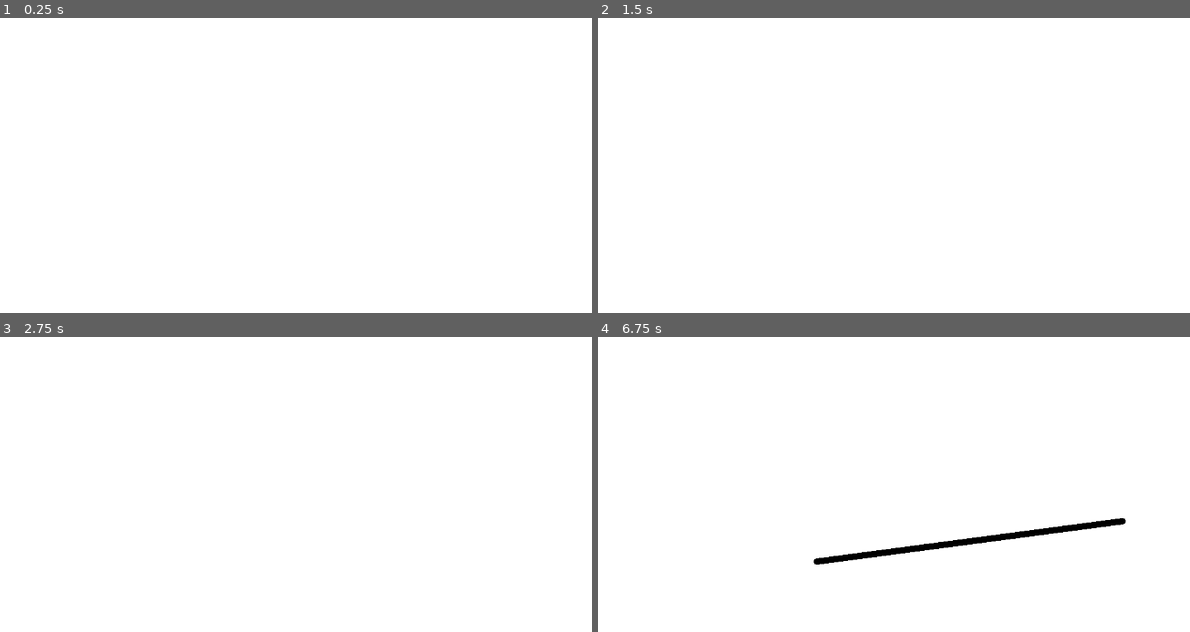
Above: before the commit, frames 1-4 (two rows, left to right).
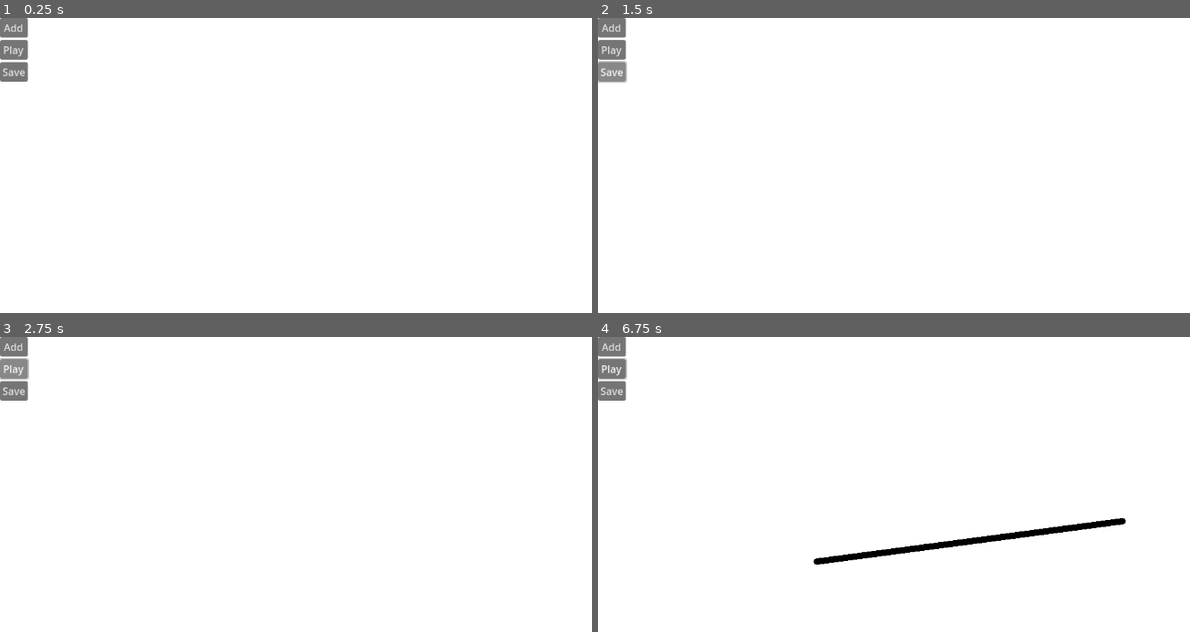
Above: after the commit, the same moments.

Repository: CadeL4D/AnimationMaker
Game: Godot game, scene res://Scenes/drawing_space.tscn
Same seed, same stepped clock (60 frames per second), same inputs: the game is played once before the commit and once after it.
Inputs (mouse positions are in pixels of both pictures, inside the frame that each line leads up to):
- Up to frame 1 (0.25 s): no input
- Up to frame 2 (1.5 s): click (609, 26) at 0.5 s, where only the run after the commit has a clickable "Add"; click (609, 71) at 1.25 s, where only the run after the commit has a clickable "Save"
- Up to frame 3 (2.75 s): click (11, 369) at 2 s, where only the run after the commit has a clickable "Play"
- Up to frame 4 (6.75 s): click (609, 369) at 2.75 s, where only the run after the commit has a clickable "Play"; click (609, 345) at 3.5 s, where only the run after the commit has a clickable "Add"; click (609, 345) at 4.25 s, where only the run after the commit has a clickable "Add"; click (609, 369) at 5 s, where only the run after the commit has a clickable "Play"; tap Enter at 5.75 s; move the mouse to (1124, 519) at 5.77 s; press the mouse at (1124, 519) at 5.78 s; tap Space at 6.5 s; move the mouse to (817, 561) at 6.52 s; release the mouse at (817, 561) at 6.53 s; click (817, 561) at 6.6 s

The runs differ from the first frame. In frame 1, 1.0% of the frame differs, in the area x 0-5%, y 0-22%; in frame 2, 1.0%; in frame 3, 1.0%; in frame 4, 1.0%.
Error before the commit: Invalid access to property or key 'position' on a base object of type 'InputEventKey'. (res://Scripts/drawing_space.gd:40)
Error after the commit: Invalid access to property or key 'position' on a base object of type 'InputEventKey'. (res://Scripts/drawing_space.gd:28)

Commit message:
added buttons

Diff:
--- a/Scenes/drawing_space.tscn
+++ b/Scenes/drawing_space.tscn
@@ -8,3 +8,20 @@
 offset_right = 1154.0
 offset_bottom = 651.0
 script = ExtResource("1_7ipe5")
+
+[node name="VBoxContainer" type="VBoxContainer" parent="."]
+layout_mode = 0
+offset_right = 40.0
+offset_bottom = 40.0
+
+[node name="Add" type="Button" parent="VBoxContainer"]
+layout_mode = 2
+text = "Add"
+
+[node name="Watch" type="Button" parent="VBoxContainer"]
+layout_mode = 2
+text = "Play"
+
+[node name="Button" type="Button" parent="VBoxContainer"]
+layout_mode = 2
+text = "Save"
--- a/Scripts/drawing_space.gd
+++ b/Scripts/drawing_space.gd
@@ -18,25 +18,13 @@
 	lineList[UUID][0].round_precision = 10
 	self.add_child(lineList[UUID][0])
 
-	#newLine.default_color = Color("black")
-	#newLine.antialiased = true
-	#newLine.begin_cap_mode = 2
-	#newLine.joint_mode = 2
-	#newLine.width = 10
-	#newLine.end_cap_mode = 2
-	#newLine.round_precision = 10
-	#self.add_child(newLine)
-	#line = newLine
-
 func _process(delta: float) -> void:
 	if Input.is_action_just_released("click"):
 		addingNewLine()
 
-
 func _input(event: InputEvent) -> void:
 	if not Input.is_action_pressed("click"):
 		return
-
 	event_pos = event.position
 	queue_redraw()
 
